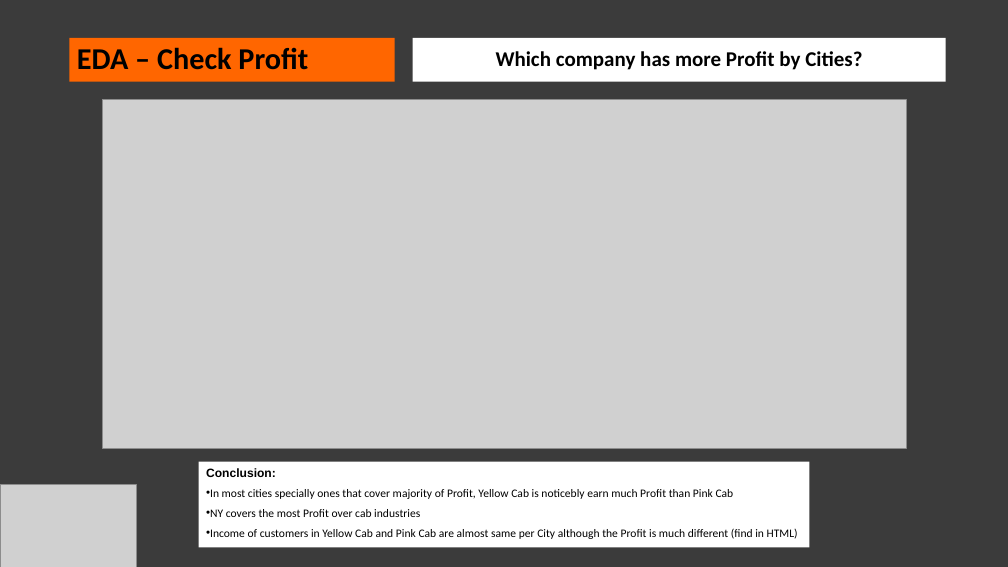
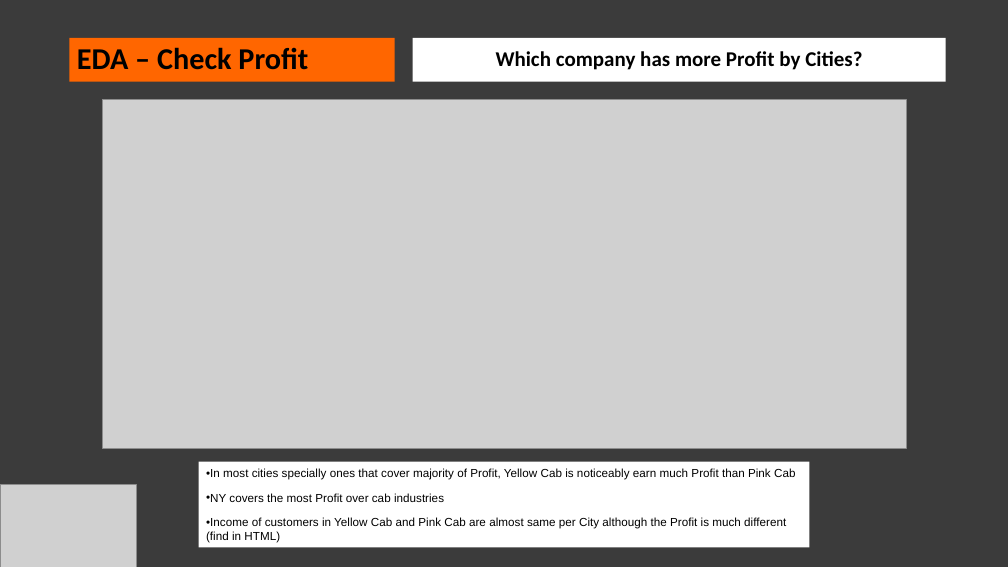
Before and after one commit to Niyusha-Baghayi/DG-Week-2, a slide deck: slide 8 of G2M insight for Cab Investment firm.pptx. Drawn at 1008x567 pixels with LibreOffice and Linux fonts; fonts in the diff are those of the drawing; grey boxes stand for pictures. Boxes give left, top, right and bottom in pixels: in the first picture for what was removed or moved away, otherwise in the second. Text is boxed around its words. In the diff, an @@ line names an element or a change of style, - is before the commit and + after.

```diff
--- a/G2M insight for Cab Investment firm.pptx
+++ b/G2M insight for Cab Investment firm.pptx
@@ text in rectangle at <box>206,468,795,480</box>: text changed; size 11 to 11.1 pt; font Calibri to Arial @@
-Conclusion:
-• In most cities specially ones that cover majority of Profit, Yellow Cab is noticebly earn much Profit than Pink Cab
+• In most cities specially ones that cover majority of Profit, Yellow Cab is noticeably earn much Profit than Pink Cab
@@ text in rectangle at <box>206,493,786,543</box>: size 11 to 11.1 pt, font Calibri to Arial in "NY covers the most Profit over cab ...", "Income of customers in Yellow Cab and ..."; line spacing 0.7 to 1 @@
```
Also in this commit, not shown: 12 other slides changed, 1 other file.
